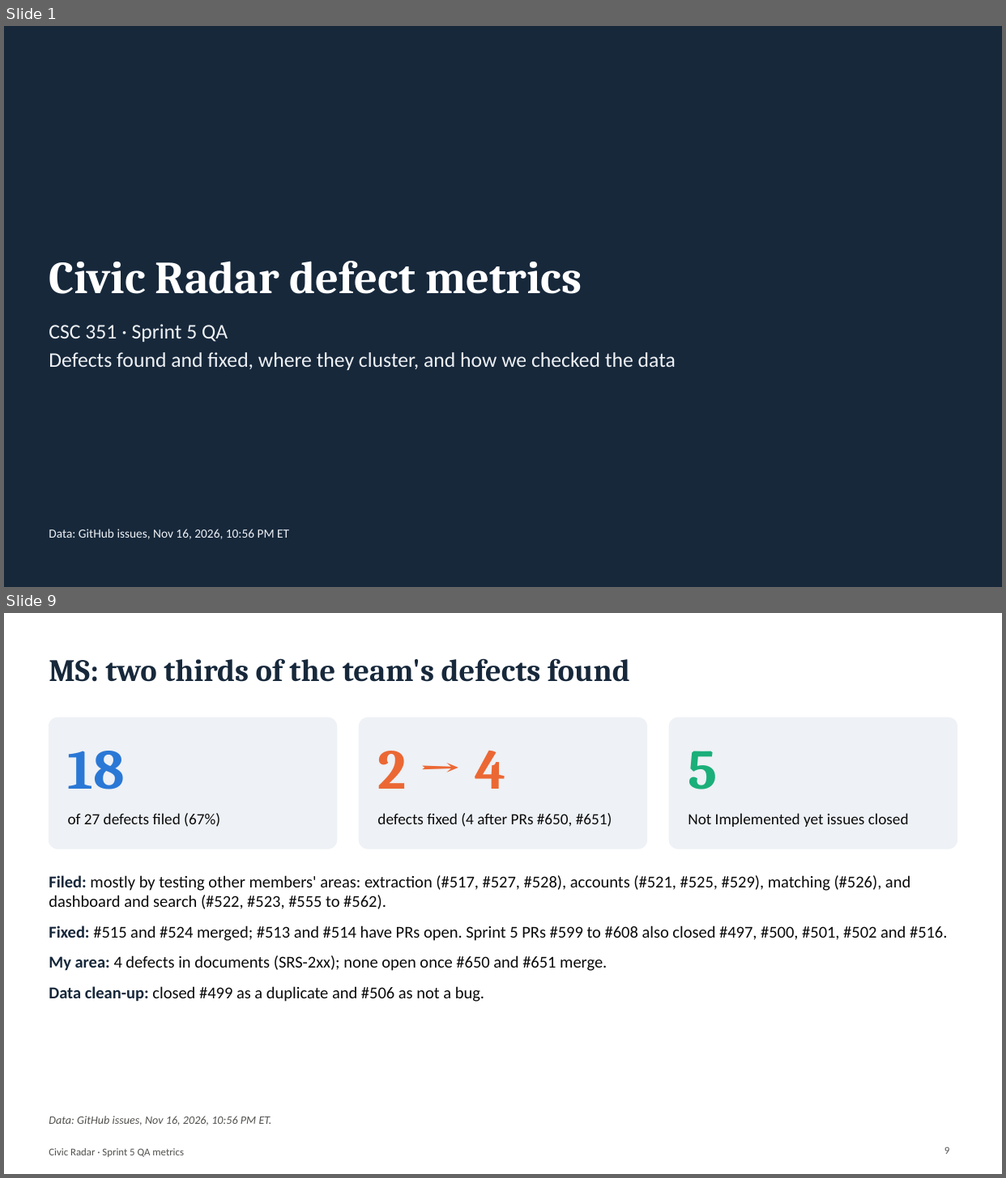
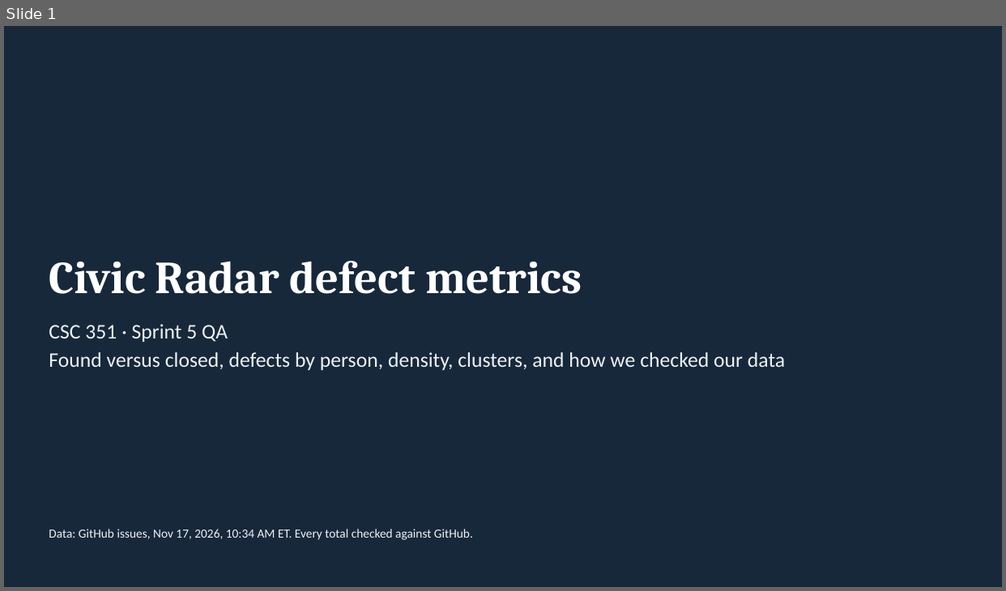
Before and after one commit to Civic-Radar/civicradar-project, a slide deck: Defect Metrics/Civic Radar Defect Metrics.pptx. Shown one above the other, each under a label of ours: slides 1 and 9 before the commit, slide 1 after it; the slides between them are not shown. The pictures are 1006x1178 and 1006x591 pixels, drawn with LibreOffice and Linux fonts; fonts in the diff are those of the drawing. Boxes give left, top, right and bottom in pixels: in the first picture for what was removed or moved away, otherwise in the second. Text is boxed around its words. In the diff, an @@ line names an element or a change of style, - is before the commit and + after.

Commit message:
Refresh Phase B defect metrics after the team's last merges and follow the lecture example
Pulled from GitHub on November 17, 2026 at 10:34 AM ET: 27 defects found, 23 closed, 4 open. Lines of code recounted with cloc on main (6bd95e3): 12,675, so 2.1 defects per KLOC.

Defects by person now include the 7 real reports our team filed against the team we tested (SonjaSeferasi/ssu-starter-app-v2); form tests, duplicates and one withdrawn report are listed and left out. Charts now have labeled axes, and defect clusters add a full defects-by-SRS-item chart and table that add up to 27. Severity table adds average days to fix.

The slides follow the CSC 351 Defect Metrics lecture example. Removed the PNG charts and their scripts, since the deck's native charts replace them. checks.py reruns the GitHub search cross-checks.

```diff
--- a/Defect Metrics/Civic Radar Defect Metrics.pptx
+++ b/Defect Metrics/Civic Radar Defect Metrics.pptx
@@ slide 9 removed at [4,613,1002,1174], background #FFFFFF @@
@@ title removed at [49,658,630,682] @@
-MS: two thirds of the team's defects found
@@ rounded rectangle removed at [49,717,336,849] @@
@@ rounded rectangle removed at [359,717,646,849] @@
@@ rounded rectangle removed at [670,717,957,849] @@
@@ text removed at [68,751,125,790] @@
-18
@@ text removed at [377,751,505,789] @@
-2 → 4
@@ text removed at [688,751,717,790] @@
-5
@@ text removed at [68,813,220,827] @@
-of 27 defects filed (67%)
@@ text removed at [377,813,612,827] @@
-defects fixed (4 after PRs #650, #651)
@@ text removed at [688,813,909,827] @@
-Not Implemented yet issues closed
@@ text removed at [49,875,947,1002] @@
-Filed: mostly by testing other members' areas: extraction (#517, #527, #528), accounts (#521, #525, #529), matching (#526), and dashboard and search (#522, #523, #555 to #562).
-Fixed: #515 and #524 merged; #513 and #514 have PRs open. Sprint 5 PRs #599 to #608 also closed #497, #500, #501, #502 and #516.
-My area: 4 defects in documents (SRS-2xx); none open once #650 and #651 merge.
-Data clean-up: closed #499 as a duplicate and #506 as not a bug.
@@ text removed at [49,1116,272,1126] @@
-Data: GitHub issues, Nov 16, 2026, 10:56 PM ET.
@@ page number removed at [944,1147,949,1154] @@
-9
@@ text removed at [49,1148,184,1157] @@
-Civic Radar · Sprint 5 QA metrics
@@ slide 1 changed as well @@
@@ text at [49,352,785,370]: text changed @@
-Defects found and fixed, where they cluster, and how we checked the data
+Found versus closed, defects by person, density, clusters, and how we checked our data
@@ text at [49,529,473,540]: text changed @@
-Data: GitHub issues, Nov 16, 2026, 10:56 PM ET
+Data: GitHub issues, Nov 17, 2026, 10:34 AM ET. Every total checked against GitHub.
```
Also in this commit, not shown: 6 other slides changed, 1 slide added, 2 other slides removed, 16 other files.
